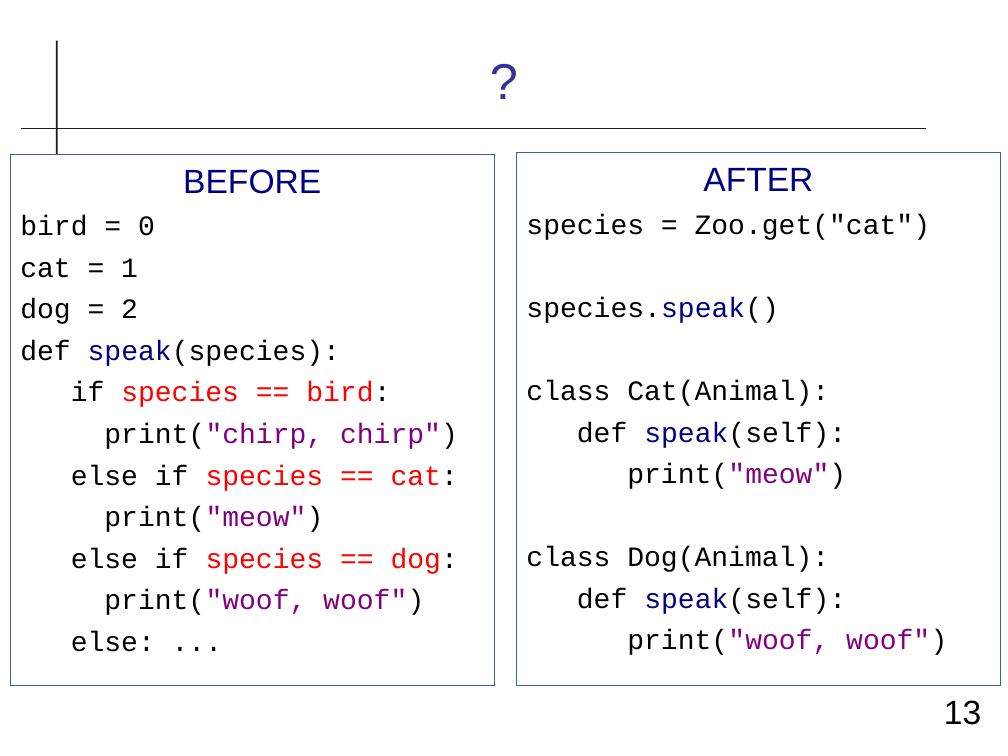
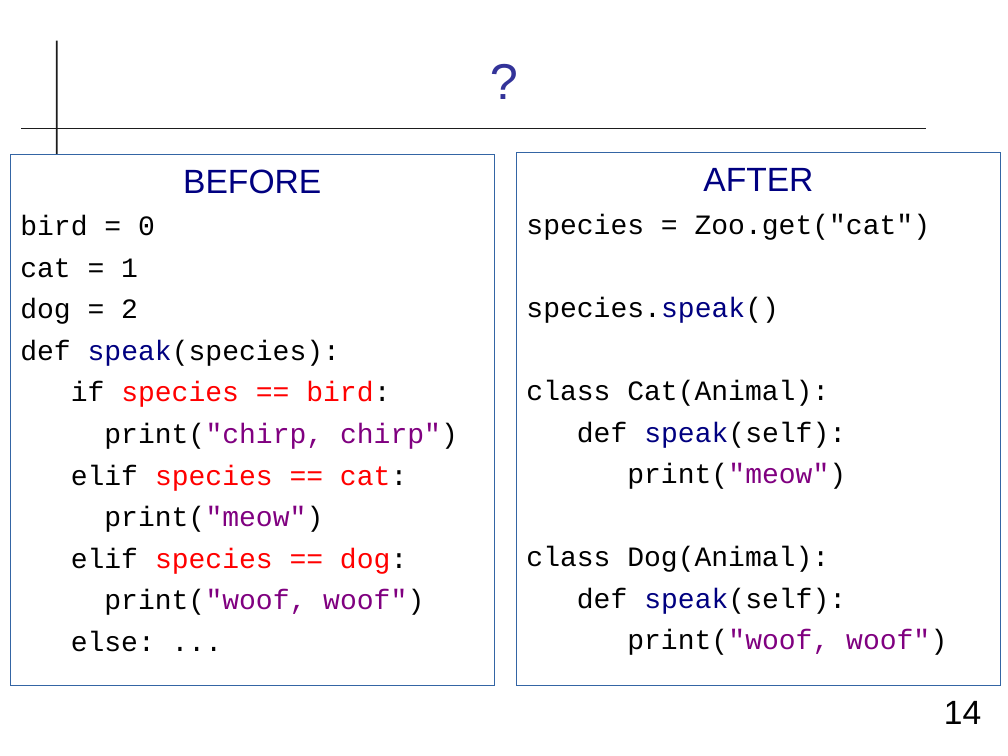
Before and after one commit to cpske/ISP, a slide deck: slide 14 of refactoring/Refactoring-Review.odp (slide 13 before the commit). Drawn at 1008x756 pixels with LibreOffice and Linux fonts; fonts in the diff are those of the drawing. Boxes give left, top, right and bottom in pixels: in the first picture for what was removed or moved away, otherwise in the second. Text is boxed around its words. In the diff, an @@ line names an element or a change of style, - is before the commit and + after.

```diff
--- a/refactoring/Refactoring-Review.odp
+++ b/refactoring/Refactoring-Review.odp
@@ text at [71,465,408,491]: text changed @@
-else if species == cat:
+elif species == cat:
@@ text at [71,548,408,574]: text changed @@
-else if species == dog:
+elif species == dog:
@@ page number at [944,701,981,724]: text changed @@
-13
+14
```
Also in this commit, not shown: 2 other slides changed, 1 slide added, 4 other files.
